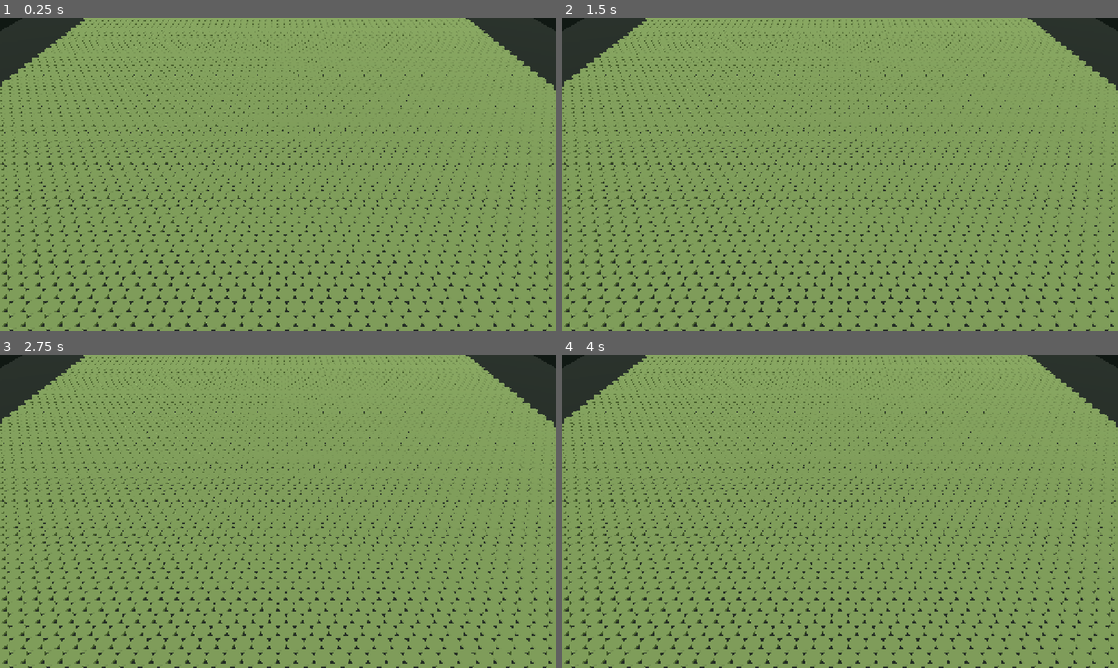
Above: before the commit, frames 1-4 (two rows, left to right).
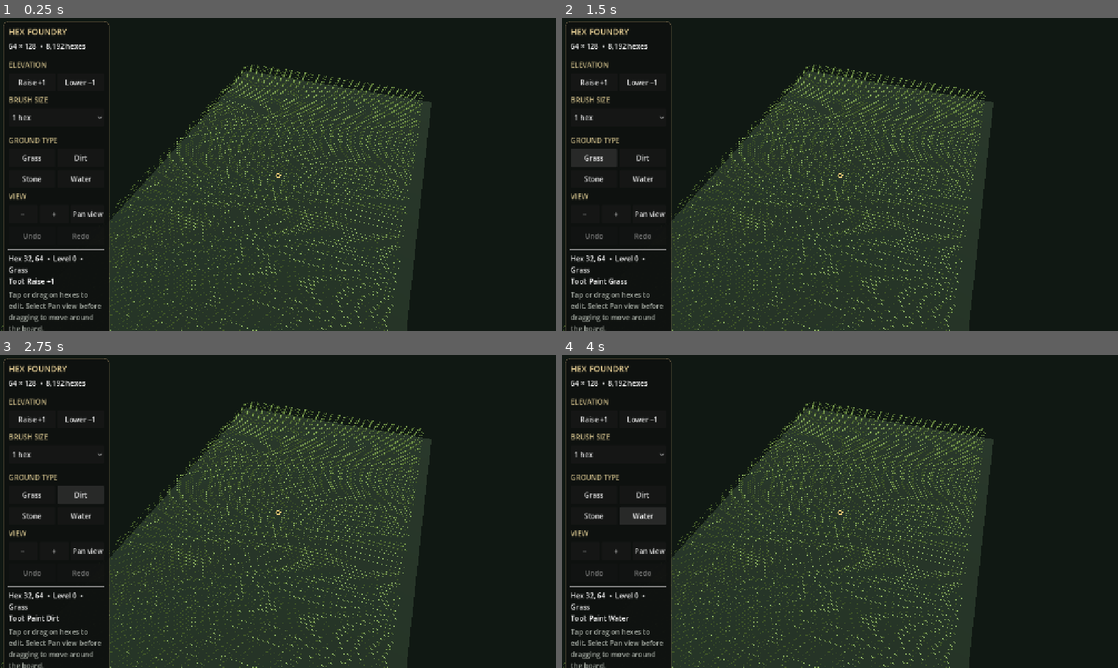
Above: after the commit, the same moments.

Repository: tpylman90-ctrl/MapbuilderhexmapSR
Game: Godot game, scene res://scenes/main.tscn
Two runs of this game, one before a commit and one after it. Both use one fixed random seed, a clock stepped at 60 frames per second and the inputs below.
Inputs (mouse positions are in pixels of both pictures, inside the frame that each line leads up to):
- Up to frame 1 (0.25 s): no input
- Up to frame 2 (1.5 s): click (595, 83) at 0.5 s, where only the run after the commit has a clickable "Raise +1"; click (595, 158) at 1.25 s, where only the run after the commit has a clickable "Grass"
- Up to frame 3 (2.75 s): click (83, 495) at 2 s, where only the run after the commit has a clickable "Dirt"
- Up to frame 4 (4 s): click (595, 514) at 2.75 s, where only the run after the commit has a clickable "Stone"; click (645, 514) at 3.5 s, where only the run after the commit has a clickable "Water"

The runs differ from the first frame. In frame 1, 96% of the frame differs, in the area x 0-100%, y 0-100%; in frame 2, 96%; in frame 3, 96%; in frame 4, 96%.

Commit message:
Add terrain editing tools and correct hex layout

Diff:
--- a/scenes/main.tscn
+++ b/scenes/main.tscn
@@ -1,16 +1,18 @@
 [gd_scene load_steps=2 format=3]
 
-[ext_resource type="Script" path="res://scripts/board_preview.gd" id="1"]
+[ext_resource type="Script" path="res://scripts/editor_controller.gd" id="1"]
 
 [node name="MapbuilderhexmapSR" type="Node3D"]
 script = ExtResource("1")
 
-[node name="Camera3D" type="Camera3D" parent="."]
-position = Vector3(0, 34, 42)
+[node name="CameraPivot" type="Node3D" parent="."]
+
+[node name="Camera3D" type="Camera3D" parent="CameraPivot"]
+position = Vector3(42, 112, 117)
 far = 600.0
 fov = 45.0
 current = true
 
 [node name="DirectionalLight3D" type="DirectionalLight3D" parent="."]
 rotation = Vector3(-0.8, -0.5, 0)
-shadow_enabled = false
+shadow_enabled = true
--- /dev/null
+++ b/scripts/editor_controller.gd
@@ -0,0 +1,310 @@
+extends Node3D
+
+enum EditMode { ELEVATION, GROUND }
+
+const INVALID_CELL := Vector2i(-1, -1)
+const CAP_HALF_HEIGHT: float = 0.09
+
+var grid := HexGrid.new()
+var board_view: HexBoardView
+var camera_pivot: Node3D
+var camera: Camera3D
+var mode: EditMode = EditMode.ELEVATION
+var elevation_delta: int = 1
+var active_terrain: int = HexGrid.Terrain.GRASS
+var brush_size: int = 1
+var selected_cell := Vector2i(32, 64)
+var readout: Label
+var undo_button: Button
+var redo_button: Button
+var pan_button: Button
+var pan_mode: bool = false
+var _pointer_active: bool = false
+var _pointer_pan: bool = false
+var _last_pointer := Vector2.ZERO
+var _stroke_before: Dictionary = {}
+var _stroke_visited: Dictionary = {}
+var _undo_history: Array[Dictionary] = []
+var _redo_history: Array[Dictionary] = []
+
+func _ready() -> void:
+	camera_pivot = get_node("CameraPivot")
+	camera = get_node("CameraPivot/Camera3D") as Camera3D
+	camera.look_at(camera_pivot.global_position, Vector3.UP)
+	board_view = HexBoardView.new()
+	board_view.name = "BoardView"
+	add_child(board_view)
+	board_view.initialize(grid)
+	board_view.set_selected(selected_cell)
+	_build_editor_ui()
+	_update_readout()
+
+func _build_editor_ui() -> void:
+	var layer := CanvasLayer.new()
+	layer.layer = 10
+	add_child(layer)
+	var panel := PanelContainer.new()
+	panel.name = "EditorPanel"
+	panel.anchor_bottom = 1.0
+	panel.offset_left = 8.0
+	panel.offset_top = 8.0
+	panel.offset_right = 252.0
+	panel.offset_bottom = -8.0
+	var panel_style := StyleBoxFlat.new()
+	panel_style.bg_color = Color(0.055, 0.065, 0.058, 0.96)
+	panel_style.border_color = Color("806f50")
+	panel_style.set_border_width_all(1)
+	panel_style.set_corner_radius_all(10)
+	panel_style.content_margin_left = 12.0
+	panel_style.content_margin_right = 12.0
+	panel_style.content_margin_top = 10.0
+	panel_style.content_margin_bottom = 10.0
+	panel.add_theme_stylebox_override("panel", panel_style)
+	layer.add_child(panel)
+	var content := VBoxContainer.new()
+	content.add_theme_constant_override("separation", 8)
+	panel.add_child(content)
+
+	var title := Label.new()
+	title.text = "HEX FOUNDRY"
+	title.add_theme_color_override("font_color", Color("e1ca91"))
+	title.add_theme_font_size_override("font_size", 19)
+	content.add_child(title)
+	var board_label := Label.new()
+	board_label.text = "64 × 128  •  8,192 hexes"
+	content.add_child(board_label)
+	content.add_child(HSeparator.new())
+
+	var mode_label := Label.new()
+	mode_label.text = "ELEVATION"
+	mode_label.add_theme_color_override("font_color", Color("c7b785"))
+	content.add_child(mode_label)
+	var elevation_row := HBoxContainer.new()
+	content.add_child(elevation_row)
+	_make_button(elevation_row, "Raise +1", func(): _set_elevation_tool(1))
+	_make_button(elevation_row, "Lower −1", func(): _set_elevation_tool(-1))
+
+	var brush_label := Label.new()
+	brush_label.text = "BRUSH SIZE"
+	brush_label.add_theme_color_override("font_color", Color("c7b785"))
+	content.add_child(brush_label)
+	var brush_picker := OptionButton.new()
+	brush_picker.custom_minimum_size.y = 42.0
+	for size in range(1, 6):
+		brush_picker.add_item(str(size) + (" hex" if size == 1 else " hexes"), size)
+	brush_picker.select(0)
+	brush_picker.item_selected.connect(func(index: int): brush_size = index + 1)
+	content.add_child(brush_picker)
+
+	content.add_child(HSeparator.new())
+	var terrain_label := Label.new()
+	terrain_label.text = "GROUND TYPE"
+	terrain_label.add_theme_color_override("font_color", Color("c7b785"))
+	content.add_child(terrain_label)
+	var terrain_grid := GridContainer.new()
+	terrain_grid.columns = 2
+	terrain_grid.add_theme_constant_override("h_separation", 6)
+	terrain_grid.add_theme_constant_override("v_separation", 6)
+	content.add_child(terrain_grid)
+	for terrain in range(HexGrid.TERRAIN_NAMES.size()):
+		var terrain_id := terrain
+		_make_button(terrain_grid, HexGrid.TERRAIN_NAMES[terrain], func(): _set_ground_tool(terrain_id))
+
+	var camera_label := Label.new()
+	camera_label.text = "VIEW"
+	camera_label.add_theme_color_override("font_color", Color("c7b785"))
+	content.add_child(camera_label)
+	var camera_row := HBoxContainer.new()
+	content.add_child(camera_row)
+	_make_button(camera_row, "−", func(): _zoom_camera(1.18))
+	_make_button(camera_row, "+", func(): _zoom_camera(0.85))
+	pan_button = Button.new()
+	pan_button.text = "Pan view"
+	pan_button.toggle_mode = true
+	pan_button.custom_minimum_size.y = 42.0
+	pan_button.toggled.connect(func(enabled: bool): pan_mode = enabled)
+	camera_row.add_child(pan_button)
+
+	var history_row := HBoxContainer.new()
+	content.add_child(history_row)
+	undo_button = _make_button(history_row, "Undo", _undo)
+	undo_button.disabled = true
+	redo_button = _make_button(history_row, "Redo", _redo)
+	redo_button.disabled = true
+	content.add_child(HSeparator.new())
+	readout = Label.new()
+	readout.autowrap_mode = TextServer.AUTOWRAP_WORD_SMART
+	content.add_child(readout)
+	var help := Label.new()
+	help.text = "Tap or drag on hexes to edit. Select Pan view before dragging to move around the board."
+	help.autowrap_mode = TextServer.AUTOWRAP_WORD_SMART
+	help.add_theme_color_override("font_color", Color("a7ada5"))
+	content.add_child(help)
+
+func _make_button(parent: Control, text: String, callback: Callable) -> Button:
+	var button := Button.new()
+	button.text = text
+	button.custom_minimum_size = Vector2(0.0, 42.0)
+	button.size_flags_horizontal = Control.SIZE_EXPAND_FILL
+	button.pressed.connect(callback)
+	parent.add_child(button)
+	return button
+
+func _set_elevation_tool(delta: int) -> void:
+	mode = EditMode.ELEVATION
+	elevation_delta = delta
+	_update_readout()
+
+func _set_ground_tool(terrain: int) -> void:
+	mode = EditMode.GROUND
+	active_terrain = terrain
+	_update_readout()
+
+func _update_readout() -> void:
+	if readout == null:
+		return
+	var terrain_name := HexGrid.TERRAIN_NAMES[grid.terrain_at(selected_cell)]
+	var operation := ("Raise +1" if elevation_delta > 0 else "Lower −1") if mode == EditMode.ELEVATION else "Paint " + HexGrid.TERRAIN_NAMES[active_terrain]
+	readout.text = "Hex %d, %d  •  Level %d  •  %s\nTool: %s" % [selected_cell.x, selected_cell.y, grid.elevation_at(selected_cell), terrain_name, operation]
+
+func _unhandled_input(event: InputEvent) -> void:
+	if event is InputEventScreenTouch:
+		if event.pressed:
+			_begin_pointer(event.position)
+		else:
+			_end_pointer()
+	elif event is InputEventScreenDrag:
+		_move_pointer(event.position)
+	elif event is InputEventMouseButton and event.button_index == MOUSE_BUTTON_LEFT:
+		if event.pressed:
+			_begin_pointer(event.position)
+		else:
+			_end_pointer()
+	elif event is InputEventMouseMotion and _pointer_active:
+		_move_pointer(event.position)
+	elif event is InputEventMouseButton and event.button_index == MOUSE_BUTTON_WHEEL_UP and event.pressed:
+		_zoom_camera(0.9)
+	elif event is InputEventMouseButton and event.button_index == MOUSE_BUTTON_WHEEL_DOWN and event.pressed:
+		_zoom_camera(1.1)
+
+func _begin_pointer(screen_position: Vector2) -> void:
+	_pointer_active = true
+	_pointer_pan = pan_mode
+	_last_pointer = screen_position
+	if _pointer_pan:
+		return
+	_stroke_before.clear()
+	_stroke_visited.clear()
+	_apply_at_screen(screen_position)
+
+func _move_pointer(screen_position: Vector2) -> void:
+	if not _pointer_active:
+		return
+	if _pointer_pan:
+		_pan_camera(screen_position - _last_pointer)
+	else:
+		_apply_at_screen(screen_position)
+	_last_pointer = screen_position
+
+func _end_pointer() -> void:
+	if not _pointer_active:
+		return
+	_pointer_active = false
+	if not _pointer_pan and not _stroke_before.is_empty():
+		_undo_history.append(_stroke_before.duplicate(true))
+		_redo_history.clear()
+		undo_button.disabled = false
+		redo_button.disabled = true
+		if _undo_history.size() > 100:
+			_undo_history.pop_front()
+		board_view.refresh_cliffs()
+		_update_readout()
+
+func _apply_at_screen(screen_position: Vector2) -> void:
+	var cell := _pick_cell(screen_position)
+	if not grid.contains(cell):
+		return
+	selected_cell = cell
+	board_view.set_selected(cell)
+	for brush_cell in grid.brush_cells(cell, brush_size):
+		var index := grid.index_of(brush_cell)
+		if _stroke_visited.has(index):
+			continue
+		_stroke_visited[index] = true
+		var old_elevation := grid.elevation_at(brush_cell)
+		var old_terrain := grid.terrain_at(brush_cell)
+		if not _stroke_before.has(index):
+			_stroke_before[index] = {"elevation": old_elevation, "terrain": old_terrain}
+		if mode == EditMode.ELEVATION:
+			grid.set_elevation(brush_cell, old_elevation + elevation_delta)
+		else:
+			grid.set_terrain(brush_cell, active_terrain)
+		board_view.refresh_cell(brush_cell)
+	_update_readout()
+
+func _pick_cell(screen_position: Vector2) -> Vector2i:
+	var ray_origin := camera.project_ray_origin(screen_position)
+	var ray_direction := camera.project_ray_normal(screen_position)
+	for level in range(HexGrid.MAX_ELEVATION, HexGrid.MIN_ELEVATION - 1, -1):
+		var surface_y := level * HexGrid.HEIGHT_PER_LEVEL + CAP_HALF_HEIGHT
+		var intersection: Variant = Plane(Vector3.UP, surface_y).intersects_ray(ray_origin, ray_direction)
+		if intersection == null:
+			continue
+		var point: Vector3 = intersection
+		var cell := grid.world_to_cell(point.x, point.z)
+		if grid.contains(cell) and grid.elevation_at(cell) == level:
+			return cell
+	return INVALID_CELL
+
+func _undo() -> void:
+	if _undo_history.is_empty():
+		return
+	var change_set: Dictionary = _undo_history.pop_back()
+	var redo_set: Dictionary = {}
+	for index_variant in change_set.keys():
+		var index := int(index_variant)
+		var cell := grid.cell_from_index(index)
+		var values: Dictionary = change_set[index]
+		redo_set[index] = {"elevation": grid.elevation_at(cell), "terrain": grid.terrain_at(cell)}
+		grid.set_elevation(cell, int(values["elevation"]))
+		grid.set_terrain(cell, int(values["terrain"]))
+		board_view.refresh_cell(cell)
+	_redo_history.append(redo_set)
+	board_view.refresh_cliffs()
+	undo_button.disabled = _undo_history.is_empty()
+	redo_button.disabled = false
+	_update_readout()
+
+func _redo() -> void:
+	if _redo_history.is_empty():
+		return
+	var change_set: Dictionary = _redo_history.pop_back()
+	var undo_set: Dictionary = {}
+	for index_variant in change_set.keys():
+		var index := int(index_variant)
+		var cell := grid.cell_from_index(index)
+		var values: Dictionary = change_set[index]
+		undo_set[index] = {"elevation": grid.elevation_at(cell), "terrain": grid.terrain_at(cell)}
+		grid.set_elevation(cell, int(values["elevation"]))
+		grid.set_terrain(cell, int(values["terrain"]))
+		board_view.refresh_cell(cell)
+	_undo_history.append(undo_set)
+	board_view.refresh_cliffs()
+	undo_button.disabled = false
+	redo_button.disabled = _redo_history.is_empty()
+	_update_readout()
+
+func _zoom_camera(factor: float) -> void:
+	var position := camera.position * factor
+	var distance := clampf(position.length(), 45.0, 260.0)
+	camera.position = position.normalized() * distance
+
+func _pan_camera(screen_delta: Vector2) -> void:
+	var viewport_height := maxf(1.0, get_viewport().get_visible_rect().size.y)
+	var distance := camera.position.length()
+	var world_per_pixel := 2.0 * distance * tan(deg_to_rad(camera.fov * 0.5)) / viewport_height
+	var right := camera.global_transform.basis.x
+	var forward := camera.global_transform.basis.z
+	var horizontal_right := Vector3(right.x, 0.0, right.z).normalized()
+	var horizontal_forward := Vector3(forward.x, 0.0, forward.z).normalized()
+	camera_pivot.position += (-horizontal_right * screen_delta.x + horizontal_forward * screen_delta.y) * world_per_pixel
--- /dev/null
+++ b/scripts/hex_board_view.gd
@@ -0,0 +1,194 @@
+class_name HexBoardView
+extends Node3D
+
+const CAP_HEIGHT: float = 0.18
+const EDGE_RADIUS: float = HexGrid.HEX_RADIUS
+const STEP_HEIGHT: float = HexGrid.HEIGHT_PER_LEVEL
+const SELECT_COLOR := Color("efcf78")
+
+var data: HexGrid
+var tile_instances: MultiMesh
+var grid_node: MultiMeshInstance3D
+var cliff_node: MeshInstance3D
+var selection_node: MeshInstance3D
+var selected_cell := Vector2i(-1, -1)
+
+func initialize(grid_data: HexGrid) -> void:
+	data = grid_data
+	_build_backing()
+	_build_tile_mesh()
+	_build_selection_outline()
+	refresh_all()
+
+func _build_backing() -> void:
+	var world := WorldEnvironment.new()
+	var environment := Environment.new()
+	environment.background_mode = Environment.BG_COLOR
+	environment.background_color = Color("101813")
+	environment.ambient_light_source = Environment.AMBIENT_SOURCE_COLOR
+	environment.ambient_light_color = Color("b6c6a2")
+	environment.ambient_light_energy = 0.55
+	world.environment = environment
+	add_child(world)
+
+	var plane := PlaneMesh.new()
+	plane.size = Vector2(125.0, 215.0)
+	var backing := MeshInstance3D.new()
+	backing.name = "DarkGridBacking"
+	backing.mesh = plane
+	# Keep the backing below the full editable elevation range so lowering terrain
+	# never buries a tile under the background plane.
+	backing.position.y = HexGrid.MIN_ELEVATION * STEP_HEIGHT - 0.5
+	var material := StandardMaterial3D.new()
+	material.albedo_color = Color("18221b")
+	material.roughness = 1.0
+	backing.material_override = material
+	add_child(backing)
+
+func _make_hex_mesh() -> ArrayMesh:
+	var surface := SurfaceTool.new()
+	surface.begin(Mesh.PRIMITIVE_TRIANGLES)
+	var top_y := CAP_HEIGHT * 0.5
+	var bottom_y := -CAP_HEIGHT * 0.5
+	for edge in range(6):
+		var angle_a := deg_to_rad(30.0 + 60.0 * edge)
+		var angle_b := deg_to_rad(30.0 + 60.0 * ((edge + 1) % 6))
+		var top_a := Vector3(cos(angle_a) * EDGE_RADIUS, top_y, sin(angle_a) * EDGE_RADIUS)
+		var top_b := Vector3(cos(angle_b) * EDGE_RADIUS, top_y, sin(angle_b) * EDGE_RADIUS)
+		var bottom_a := Vector3(top_a.x, bottom_y, top_a.z)
+		var bottom_b := Vector3(top_b.x, bottom_y, top_b.z)
+		_add_triangle(surface, Vector3(0.0, top_y, 0.0), top_b, top_a, Color.WHITE)
+		_add_triangle(surface, bottom_a, Vector3(0.0, bottom_y, 0.0), bottom_b, Color.WHITE)
+		_add_triangle(surface, bottom_a, Vector3(top_a.x, top_y, top_a.z), Vector3(top_b.x, top_y, top_b.z), Color.WHITE)
+		_add_triangle(surface, bottom_a, Vector3(top_b.x, top_y, top_b.z), bottom_b, Color.WHITE)
+	surface.generate_normals()
+	return surface.commit()
+
+func _build_tile_mesh() -> void:
+	var multi := MultiMesh.new()
+	multi.transform_format = MultiMesh.TRANSFORM_3D
+	multi.use_colors = true
+	multi.mesh = _make_hex_mesh()
+	multi.instance_count = HexGrid.COLUMNS * HexGrid.ROWS
+	tile_instances = multi
+	grid_node = MultiMeshInstance3D.new()
+	grid_node.name = "HexGrid64x128"
+	grid_node.multimesh = tile_instances
+	var material := StandardMaterial3D.new()
+	material.vertex_color_use_as_albedo = true
+	material.roughness = 0.95
+	grid_node.material_override = material
+	add_child(grid_node)
+
+func _build_selection_outline() -> void:
+	var outline := ImmediateMesh.new()
+	var material := StandardMaterial3D.new()
+	material.shading_mode = BaseMaterial3D.SHADING_MODE_UNSHADED
+	material.albedo_color = SELECT_COLOR
+	material.cull_mode = BaseMaterial3D.CULL_DISABLED
+	outline.surface_begin(Mesh.PRIMITIVE_LINE_STRIP, material)
+	for corner in range(7):
+		var angle := deg_to_rad(30.0 + 60.0 * (corner % 6))
+		outline.surface_add_vertex(Vector3(cos(angle) * 1.01, 0.015, sin(angle) * 1.01))
+	outline.surface_end()
+	selection_node = MeshInstance3D.new()
+	selection_node.name = "SelectedHexOutline"
+	selection_node.mesh = outline
+	selection_node.visible = false
+	add_child(selection_node)
+
+func refresh_all() -> void:
+	for index in range(HexGrid.COLUMNS * HexGrid.ROWS):
+		refresh_cell(data.cell_from_index(index))
+	_rebuild_cliffs()
+	_update_selection()
+
+func refresh_cell(cell: Vector2i) -> void:
+	if not data.contains(cell):
+		return
+	var index := data.index_of(cell)
+	var center := data.world_center(cell)
+	center.y = data.elevation_at(cell) * STEP_HEIGHT
+	tile_instances.set_instance_transform(index, Transform3D(Basis.IDENTITY, center))
+	tile_instances.set_instance_color(index, HexGrid.TERRAIN_COLORS[data.terrain_at(cell)])
+	if cell == selected_cell:
+		_update_selection()
+
+func set_selected(cell: Vector2i) -> void:
+	selected_cell = cell if data.contains(cell) else Vector2i(-1, -1)
+	_update_selection()
+
+func _update_selection() -> void:
+	if selection_node == null or not data.contains(selected_cell):
+		return
+	var center := data.world_center(selected_cell)
+	center.y = data.elevation_at(selected_cell) * STEP_HEIGHT + CAP_HEIGHT * 0.5
+	selection_node.position = center
+	selection_node.visible = true
+
+func _rebuild_cliffs() -> void:
+	if cliff_node != null:
+		cliff_node.queue_free()
+		cliff_node = null
+	var surface := SurfaceTool.new()
+	surface.begin(Mesh.PRIMITIVE_TRIANGLES)
+	var face_count := 0
+	for row in range(HexGrid.ROWS):
+		for column in range(HexGrid.COLUMNS):
+			var cell := Vector2i(column, row)
+			var high_level := data.elevation_at(cell)
+			var center := data.world_center(cell)
+			for edge in range(6):
+				var neighbor := data.neighbor_for_edge(cell, edge)
+				var low_level := data.elevation_at(neighbor) if data.contains(neighbor) else 0
+				if high_level <= low_level:
+					continue
+				var angle_a := deg_to_rad(30.0 + 60.0 * edge)
+				var angle_b := deg_to_rad(30.0 + 60.0 * ((edge + 1) % 6))
+				var a := Vector3(center.x + cos(angle_a) * EDGE_RADIUS, 0.0, center.z + sin(angle_a) * EDGE_RADIUS)
+				var b := Vector3(center.x + cos(angle_b) * EDGE_RADIUS, 0.0, center.z + sin(angle_b) * EDGE_RADIUS)
+				var middle_angle := deg_to_rad(60.0 + 60.0 * edge)
+				var outward := Vector3(cos(middle_angle), 0.0, sin(middle_angle))
+				var top_y := high_level * STEP_HEIGHT + CAP_HEIGHT * 0.5
+				var bottom_y := low_level * STEP_HEIGHT + CAP_HEIGHT * 0.5
+				var bands := high_level - low_level
+				for band in range(bands):
+					var t0 := float(band) / bands
+					var t1 := float(band + 1) / bands
+					var y0 := lerpf(bottom_y, top_y, t0)
+					var y1 := lerpf(bottom_y, top_y, t1)
+					var p0 := Vector3(a.x, y0, a.z)
+					var p1 := Vector3(b.x, y0, b.z)
+					var p2 := Vector3(b.x, y1, b.z)
+					var p3 := Vector3(a.x, y1, a.z)
+					var bulge := 0.045 + 0.018 * float((row * 13 + column * 7 + edge * 3 + band) % 4)
+					var facet_center := (p0 + p1 + p2 + p3) * 0.25 + outward * bulge
+					var rock := Color("575951") if (row + column + edge + band) % 2 == 0 else Color("69685f")
+					_add_triangle(surface, p0, p1, facet_center, rock)
+					_add_triangle(surface, p1, p2, facet_center, rock.lightened(0.05))
+					_add_triangle(surface, p2, p3, facet_center, rock.darkened(0.08))
+					_add_triangle(surface, p3, p0, facet_center, rock.darkened(0.04))
+					face_count += 1
+	if face_count == 0:
+		return
+	surface.generate_normals()
+	cliff_node = MeshInstance3D.new()
+	cliff_node.name = "AutoCliffFaces"
+	cliff_node.mesh = surface.commit()
+	var material := StandardMaterial3D.new()
+	material.vertex_color_use_as_albedo = true
+	material.roughness = 0.98
+	material.cull_mode = BaseMaterial3D.CULL_DISABLED
+	cliff_node.material_override = material
+	add_child(cliff_node)
+
+func refresh_cliffs() -> void:
+	_rebuild_cliffs()
+
+func _add_triangle(surface: SurfaceTool, a: Vector3, b: Vector3, c: Vector3, color: Color) -> void:
+	surface.set_color(color)
+	surface.add_vertex(a)
+	surface.set_color(color)
+	surface.add_vertex(b)
+	surface.set_color(color)
+	surface.add_vertex(c)
--- /dev/null
+++ b/scripts/hex_grid.gd
@@ -0,0 +1,107 @@
+class_name HexGrid
+extends RefCounted
+
+const COLUMNS: int = 64
+const ROWS: int = 128
+const MAX_ELEVATION: int = 15
+const MIN_ELEVATION: int = -15
+const HEIGHT_PER_LEVEL: float = 0.75
+const HEX_RADIUS: float = 1.0
+
+enum Terrain { GRASS, DIRT, STONE, WATER }
+
+const TERRAIN_COLORS: Array[Color] = [
+	Color("7d9859"),
+	Color("94704c"),
+	Color("92918a"),
+	Color("477e9d")
+]
+const TERRAIN_NAMES: Array[String] = ["Grass", "Dirt", "Stone", "Water"]
+const EDGE_AXIAL_DIRECTIONS: Array[Vector2i] = [
+	Vector2i(0, 1), Vector2i(-1, 1), Vector2i(-1, 0),
+	Vector2i(0, -1), Vector2i(1, -1), Vector2i(1, 0)
+]
+
+var elevations: PackedInt32Array
+var terrain_ids: PackedByteArray
+
+func _init() -> void:
+	elevations.resize(COLUMNS * ROWS)
+	elevations.fill(0)
+	terrain_ids.resize(COLUMNS * ROWS)
+	terrain_ids.fill(Terrain.GRASS)
+
+func contains(cell: Vector2i) -> bool:
+	return cell.x >= 0 and cell.x < COLUMNS and cell.y >= 0 and cell.y < ROWS
+
+func index_of(cell: Vector2i) -> int:
+	return cell.y * COLUMNS + cell.x
+
+func cell_from_index(index: int) -> Vector2i:
+	return Vector2i(index % COLUMNS, floori(float(index) / COLUMNS))
+
+func elevation_at(cell: Vector2i) -> int:
+	return elevations[index_of(cell)] if contains(cell) else 0
+
+func terrain_at(cell: Vector2i) -> int:
+	return terrain_ids[index_of(cell)] if contains(cell) else Terrain.GRASS
+
+func set_elevation(cell: Vector2i, level: int) -> void:
+	if contains(cell):
+		elevations[index_of(cell)] = clampi(level, MIN_ELEVATION, MAX_ELEVATION)
+
+func set_terrain(cell: Vector2i, terrain: int) -> void:
+	if contains(cell):
+		terrain_ids[index_of(cell)] = clampi(terrain, Terrain.GRASS, Terrain.WATER)
+
+func world_center(cell: Vector2i) -> Vector3:
+	var row_offset := 0.5 if cell.y % 2 == 1 else 0.0
+	var x := sqrt(3.0) * (cell.x + row_offset - (COLUMNS - 1) * 0.5 - 0.25)
+	var z := 1.5 * (cell.y - (ROWS - 1) * 0.5)
+	return Vector3(x, 0.0, z)
+
+func axial_coordinates(cell: Vector2i) -> Vector2i:
+	return Vector2i(cell.x - floori(float(cell.y) * 0.5), cell.y)
+
+func neighbor_for_edge(cell: Vector2i, edge: int) -> Vector2i:
+	var axial := axial_coordinates(cell) + EDGE_AXIAL_DIRECTIONS[edge]
+	var column := axial.x + floori(float(axial.y) * 0.5)
+	return Vector2i(column, axial.y)
+
+func brush_cells(center: Vector2i, brush_size: int) -> Array[Vector2i]:
+	var result: Array[Vector2i] = []
+	var radius := maxi(0, brush_size - 1)
+	var center_axial := axial_coordinates(center)
+	for row in range(maxi(0, center.y - radius), mini(ROWS, center.y + radius + 1)):
+		for column in range(maxi(0, center.x - radius), mini(COLUMNS, center.x + radius + 1)):
+			var cell := Vector2i(column, row)
+			var axial := axial_coordinates(cell)
+			var dq := axial.x - center_axial.x
+			var dr := axial.y - center_axial.y
+			var hex_distance := maxi(absi(dq), maxi(absi(dr), absi(dq + dr)))
+			if hex_distance <= radius:
+				result.append(cell)
+	return result
+
+func world_to_cell(world_x: float, world_z: float) -> Vector2i:
+	var approximate_row := roundi(world_z / 1.5 + (ROWS - 1) * 0.5)
+	var best_cell := Vector2i(-1, -1)
+	var best_distance := INF
+	for row in range(approximate_row - 1, approximate_row + 2):
+		if row < 0 or row >= ROWS:
+			continue
+		var row_offset := 0.5 if row % 2 == 1 else 0.0
+		var approximate_column := roundi(world_x / sqrt(3.0) + (COLUMNS - 1) * 0.5 + 0.25 - row_offset)
+		for column in range(approximate_column - 1, approximate_column + 2):
+			var cell := Vector2i(column, row)
+			if not contains(cell):
+				continue
+			var center := world_center(cell)
+			var local_x := absf(world_x - center.x)
+			var local_z := absf(world_z - center.z)
+			var inside_hex := local_x <= HEX_RADIUS * 0.8661 and local_z + local_x / sqrt(3.0) <= HEX_RADIUS
+			var distance := Vector2(world_x - center.x, world_z - center.z).length_squared()
+			if inside_hex and distance < best_distance:
+				best_distance = distance
+				best_cell = cell
+	return best_cell
